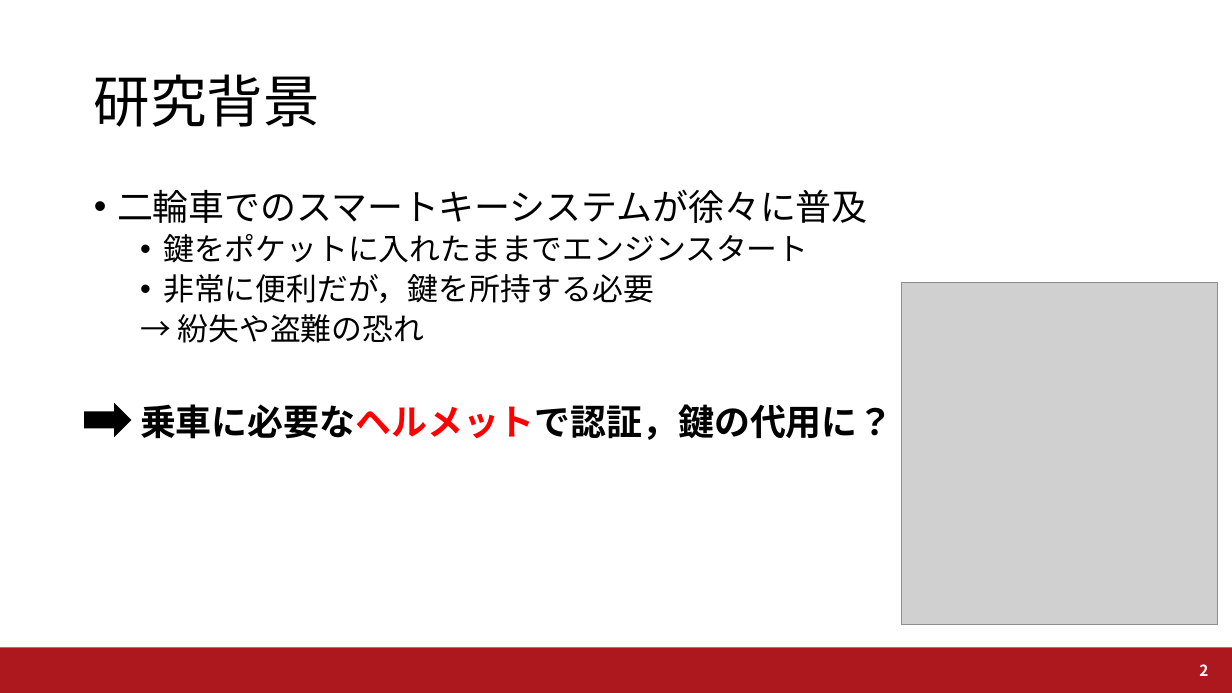
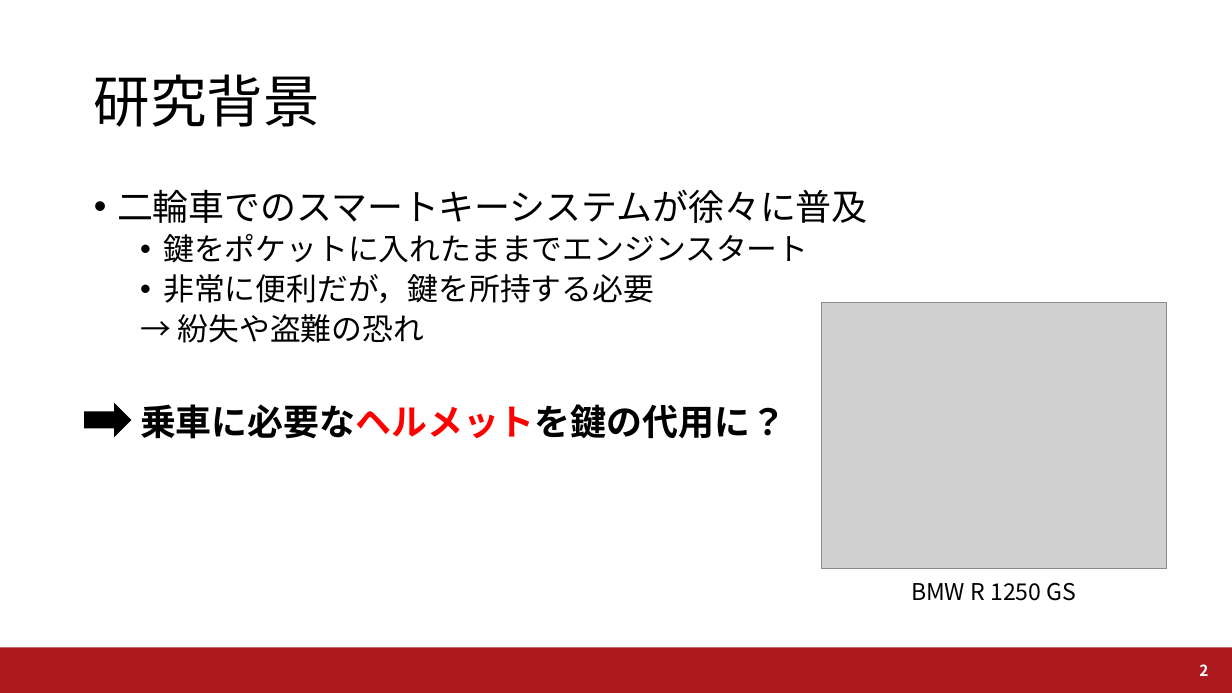
Before and after one commit to a2h1r0/lab, a slide deck: slide 2 of UWW2019/UWW2019_Fujii.pptx. Drawn at 1232x693 pixels with LibreOffice and Linux fonts; fonts in the diff are those of the drawing; grey boxes stand for pictures; background and template pictures are left out. Boxes give left, top, right and bottom in pixels: in the first picture for what was removed or moved away, otherwise in the second. Text is boxed around its words. In the diff, an @@ line names an element or a change of style, - is before the commit and + after.

```diff
--- a/UWW2019/UWW2019_Fujii.pptx
+++ b/UWW2019/UWW2019_Fujii.pptx
@@ picture: place and size @@
-picture at <box>901,282,1217,624</box>
+picture at <box>822,302,1166,568</box>
@@ text at <box>140,404,786,439</box>: text changed @@
-  乗車に必要なヘルメットで認証，鍵の代用に？
+  乗車に必要なヘルメットを鍵の代用に？
@@ text added at <box>911,582,1077,601</box>, 18 pt, text #000000 @@
+BMW R 1250 GS
```
Also in this commit, not shown: 5 other slides changed, 4 slides added, 8 other files.
